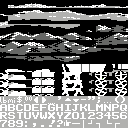
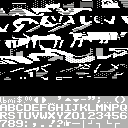
Layers edited between the first and the second (128, 128) image:
hid "horizon-mountains" over [0, 24, 128, 64]
hid "horizon-plains" over [0, 0, 128, 32]
hid "wagon" over [0, 64, 128, 96]
added layer "supplies_tile.png" above "text copy" over [0, 0, 128, 96]
painted on "text" over [0, 80, 127, 96]
